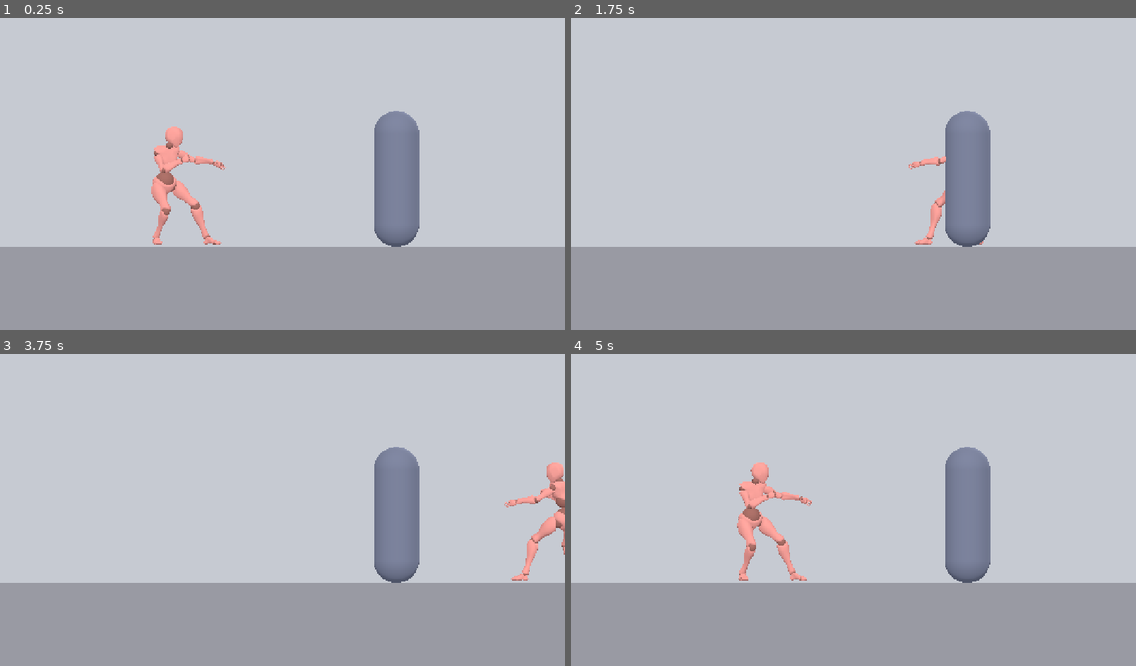
Above: before the commit, frames 1-4 (two rows, left to right).
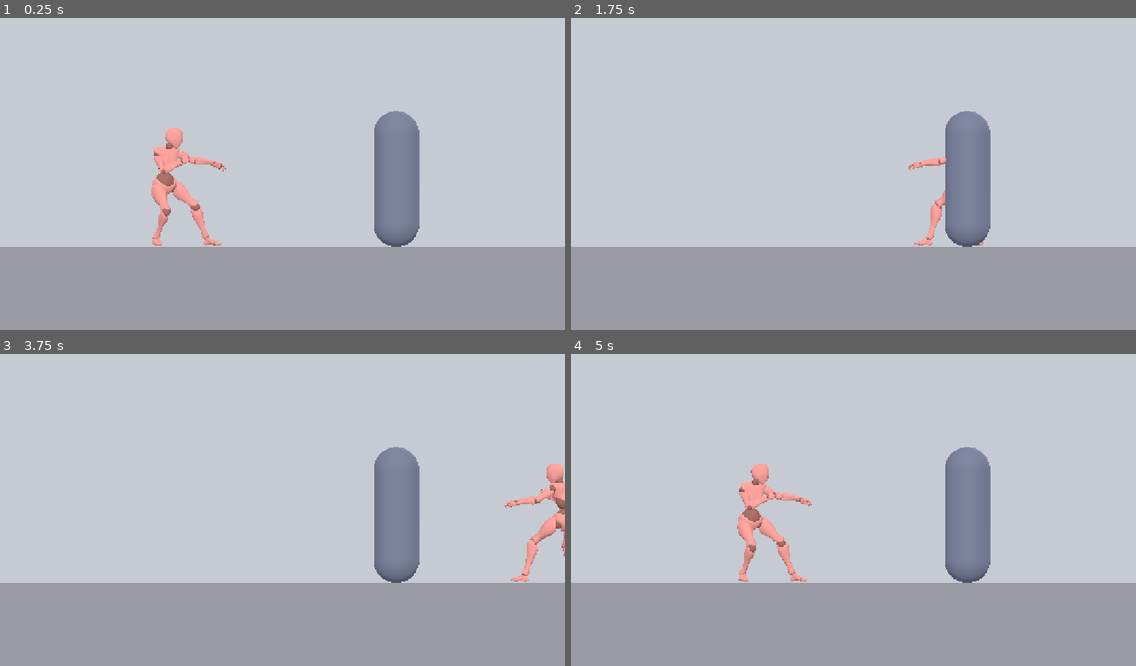
Above: after the commit, the same moments.

Repository: RJL-Marquez/RIVEN
Game: Godot game, scene res://scenes/Arena3D.tscn
Two runs of this game, one before a commit and one after it. Both use one fixed random seed, a clock stepped at 60 frames per second and the inputs below.
Inputs:
- Up to frame 1 (0.25 s): no input
- Up to frame 2 (1.75 s): hold D (move_right) 0.53-1.28 s; tap J (attack) at 0.6 s; tap W (jump) at 0.77, 1.52 s; hold Down from 1.28 s (still down); tap L (block) at 1.35 s
- Up to frame 3 (3.75 s): release Down at 2.03 s; hold D (move_right) 2.03-2.78 s; hold S (crouch) 2.03-2.78 s; hold Up 2.78-3.53 s; tap K (kick) at 2.85 s; tap W (jump) at 3.02 s; tap Enter at 3.5 s; hold A (move_left) from 3.53 s (still down); tap I (magic) at 3.6 s
- Up to frame 4 (5 s): keep holding A (move_left); tap W (jump) at 3.77, 4.52 s; tap Space at 4.35 s

The runs differ from the first frame. In frame 1, 0.3% of the frame differs, in the area x 26-40%, y 34-73%; in frame 2, 0.1%; in frame 3, 0.2%; in frame 4, 0.3%, in the area x 29-43%, y 34-73%.

Commit message:
Phase 1: clamp character to mesh surface (feet don't clip)
Switch the 3D ground clamp from bones to the character mesh's AABB, so the
actual lowest visible surface (foot sole/toes) is pinned to the floor rather
than the bone joint, eliminating the toe clipping.

Co-Authored-By: Claude Opus 4.8 <noreply@anthropic.com>

Diff:
--- a/actors/fighter3d/fighter3d.gd
+++ b/actors/fighter3d/fighter3d.gd
@@ -9,11 +9,11 @@
 @export var jump_velocity := 7.0
 @export var opponent_path: NodePath
 
-const FOOT_OFFSET := 0.03  # lowest bone sits this far above the floor (sole thickness)
+const FOOT_OFFSET := 0.0  # extra gap between the mesh's lowest point and the floor
 
 var facing := 1
 var _opponent: Node3D
-var _skeleton: Skeleton3D
+var _mesh: MeshInstance3D
 
 @onready var model: Node3D = $Model
 
@@ -27,7 +27,7 @@
 		if a:
 			a.loop_mode = Animation.LOOP_LINEAR
 		ap.play("mixamo_com")
-	_skeleton = $Model/Character.get_node_or_null("Skeleton3D")
+	_mesh = $Model/Character/Skeleton3D.get_node_or_null("Beta_Surface") as MeshInstance3D
 	process_priority = 100  # run _ground_clamp after the animation poses the skeleton
 
 func _physics_process(delta: float) -> void:
@@ -54,15 +54,10 @@
 
 func _ground_clamp() -> void:
 	# Plant the character on the floor: when grounded, shift the model so the
-	# skeleton's lowest bone sits just above the ground (no float, no sink).
+	# mesh's lowest surface point sits on the ground (no float, no clipping).
 	model.position.y = 0.0
-	if not is_on_floor() or _skeleton == null:
+	if not is_on_floor() or _mesh == null:
 		return
 	var ground_y := global_position.y
-	var lowest := 1.0e20
-	var st := _skeleton.global_transform
-	for i in _skeleton.get_bone_count():
-		var wy: float = (st * _skeleton.get_bone_global_pose(i).origin).y
-		if wy < lowest:
-			lowest = wy
-	model.position.y = ground_y + FOOT_OFFSET - lowest
+	var world_aabb := _mesh.global_transform * _mesh.get_aabb()
+	model.position.y = ground_y + FOOT_OFFSET - world_aabb.position.y
